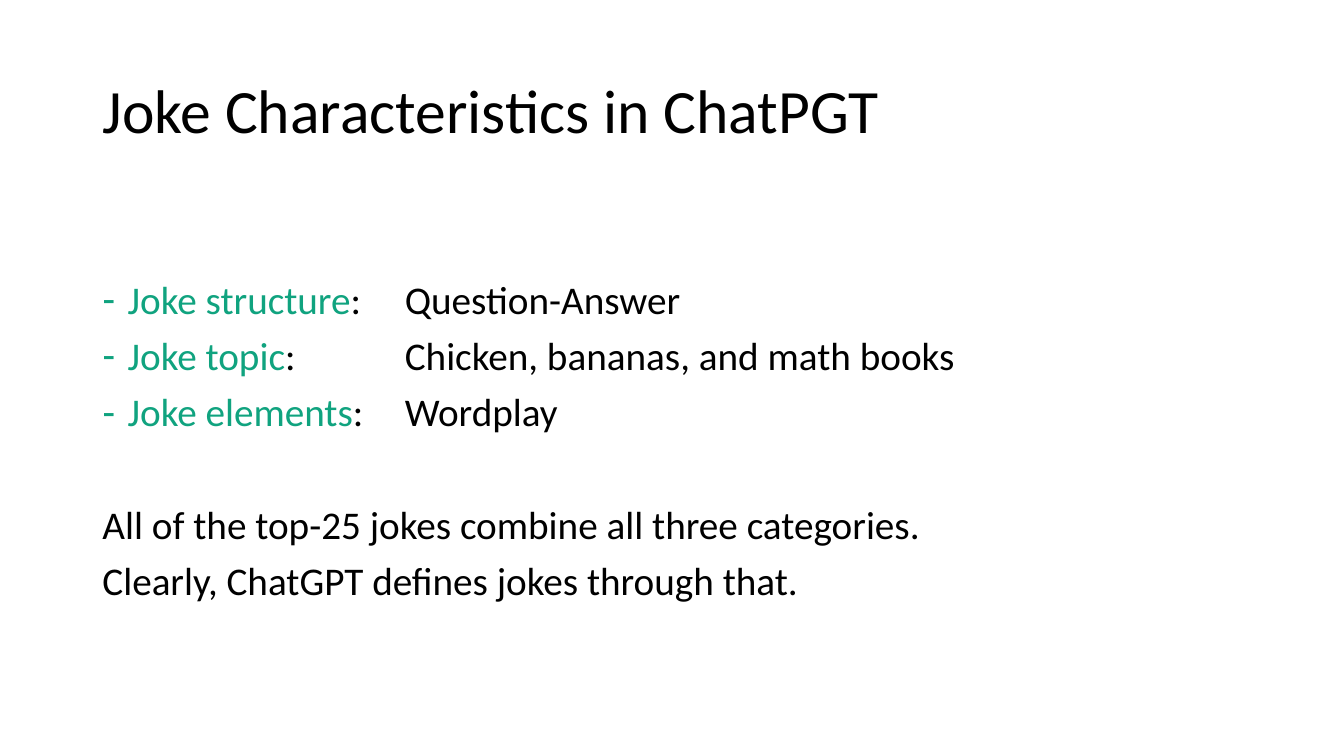
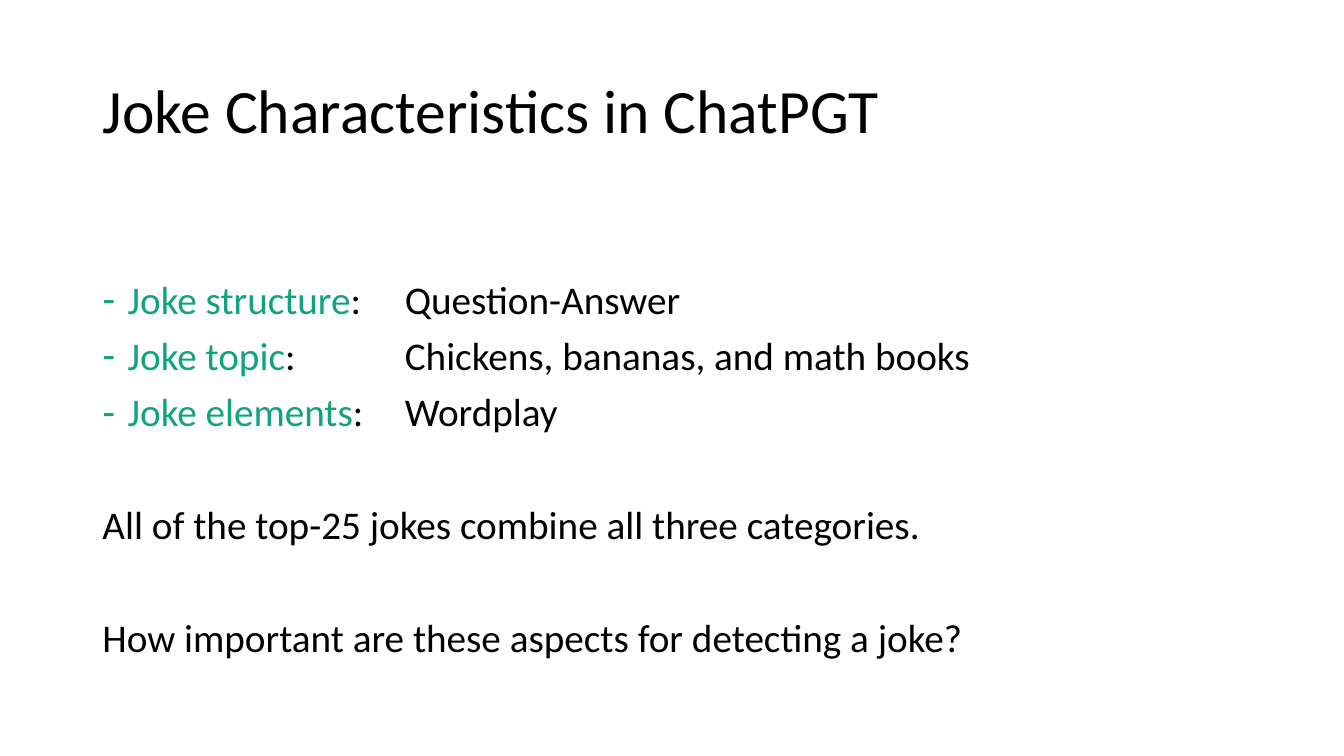
Before and after one commit to sciphie/JokeGPT, a slide deck: slide 23 of ChatGPT is fun –.pptm (slide 24 before the commit). Drawn at 1344x756 pixels with LibreOffice and Linux fonts; fonts in the diff are those of the drawing. Boxes give left, top, right and bottom in pixels: in the first picture for what was removed or moved away, otherwise in the second. Text is boxed around its words. In the diff, an @@ line names an element or a change of style, - is before the commit and + after.

```diff
--- a/ChatGPT is fun –.pptm
+++ b/ChatGPT is fun –.pptm
@@ text at box(405, 342, 970, 375): text changed @@
-– Joke topic: Chicken, bananas, and math books
+– Joke topic: Chickens, bananas, and math books
@@ text at box(102, 624, 962, 659): text changed @@
-Clearly, ChatGPT defines jokes through that.
+How important are these aspects for detecting a joke?
```
Also in this commit, not shown: 14 other slides changed, 1 slide added, 2 slides removed, 21 other files.
